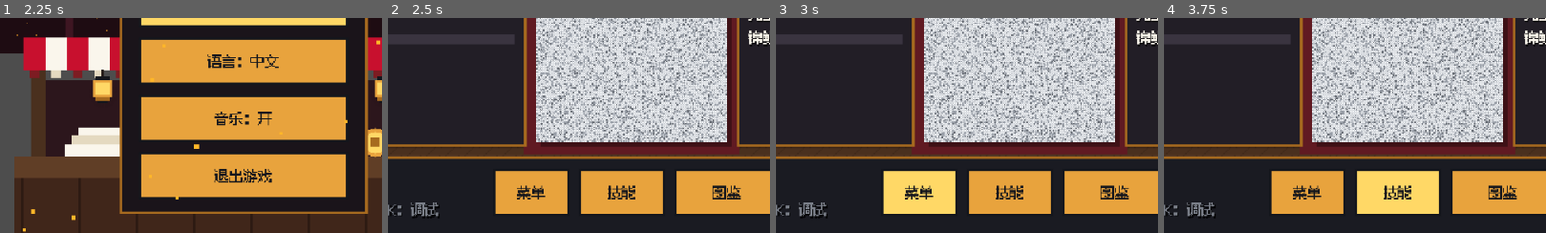
Above: before the commit, frames 1-4 (left to right).
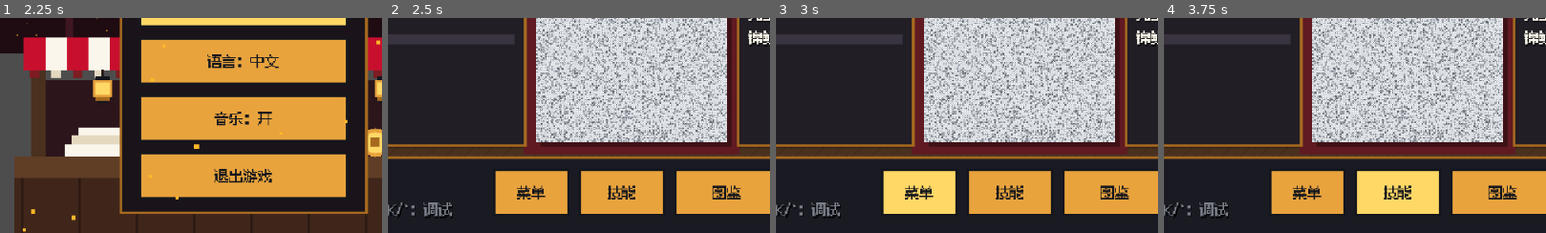
Above: after the commit, the same moments.

Repository: LionelWangs/lionel-game
Game: Godot game, scene res://scenes/title.tscn
Two runs of this game, one before a commit and one after it. Both use one fixed random seed, a clock stepped at 60 frames per second and the inputs below.
Inputs:
- Up to frame 1 (2.25 s): click "LANGUAGE: EN" at 0.5 s; click "新游戏" at 1.25 s; click "继续游戏" at 2 s
- Up to frame 2 (2.5 s): no input
- Up to frame 3 (3 s): click "菜单" at 2.75 s
- Up to frame 4 (3.75 s): click "技能" at 3.5 s
The pictures show only the part of the screen within x 18-68%, y 50-100%; the shares and areas given below are measured in that part.

Frame 1 is identical in both runs. In frame 2, 0.5% of the frame differs, in the area x 2-17%, y 85-93%; in frame 3, 0.5%; in frame 4, 0.5%.

Commit message:
Add debug panel for skill points and outcomes, raise SP per level to 5

Diff:
--- /dev/null
+++ b/scripts/debug_panel.gd
@@ -0,0 +1,160 @@
+class_name DebugPanel
+extends Node2D
+## 开发调试面板。
+## 打开方式：桌面按 ` 或 F1，启动参数加 --debug 直接展开，
+## 移动端在标题页连点右下角版本号 5 次。
+## 面板操作只改当前存档，随时可以「重置存档」回到初始状态。
+
+signal notice(text: String)
+signal changed
+
+const PANEL_RECT := Rect2(8, 68, 232, 184)
+const MARGIN := 8.0
+const COL_W := 106.0
+const BTN_H := 22.0
+const ROW_STEP := 26.0
+const TOGGLE_KEYS: Array[Key] = [KEY_QUOTELEFT, KEY_F1]
+
+var _open := false
+var _start_open := false
+var _buttons: Array[Button] = []
+
+
+## 挂到任意场景上，返回实例；start_open 为 true 时直接展开
+static func attach(parent: Node, start_open := false) -> DebugPanel:
+	var panel := DebugPanel.new()
+	panel._start_open = start_open or GameState.debug
+	parent.add_child(panel)
+	return panel
+
+
+## 移动端入口：连点某个控件 5 次打开面板
+static func bind_secret_toggle(label: Control, panel: DebugPanel) -> void:
+	label.mouse_filter = Control.MOUSE_FILTER_STOP
+	var taps := {"count": 0, "until": 0.0}
+	label.gui_input.connect(func(event: InputEvent) -> void:
+		var pressed := false
+		if event is InputEventMouseButton:
+			var mouse := event as InputEventMouseButton
+			pressed = mouse.pressed and mouse.button_index == MOUSE_BUTTON_LEFT
+		elif event is InputEventScreenTouch:
+			pressed = (event as InputEventScreenTouch).pressed
+		if not pressed:
+			return
+		var now := Time.get_ticks_msec() / 1000.0
+		taps["count"] = int(taps["count"]) + 1 if now <= float(taps["until"]) else 1
+		taps["until"] = now + 1.2
+		if int(taps["count"]) >= 5:
+			taps["count"] = 0
+			panel.open(true)
+	)
+
+
+func _ready() -> void:
+	_build()
+	open(_start_open)
+
+
+func _unhandled_input(event: InputEvent) -> void:
+	if not (event is InputEventKey and event.pressed and not event.echo):
+		return
+	if (event as InputEventKey).keycode in TOGGLE_KEYS:
+		open(not _open)
+		get_viewport().set_input_as_handled()
+
+
+func is_open() -> bool:
+	return _open
+
+
+func buttons() -> Array[Button]:
+	return _buttons
+
+
+func open(value: bool) -> void:
+	_open = value
+	visible = value
+	if value:
+		GameState.debug = true
+
+
+func _build() -> void:
+	Ui.panel(self, PANEL_RECT, Color8(24, 20, 26), PixelArt.C_GOLD_DARK)
+	var origin := PANEL_RECT.position + Vector2(MARGIN, 2)
+
+	var title := Ui.make_label(self, tr("DEBUG"), origin, 12, PixelArt.C_GOLD_LIGHT)
+	title.size = Vector2(80, 16)
+	var hint := Ui.make_label(self, tr("` : TOGGLE"), origin + Vector2(PANEL_RECT.size.x - MARGIN * 2 - 96, 0),
+		12, Color8(140, 145, 155))
+	hint.size = Vector2(96, 16)
+	hint.horizontal_alignment = HORIZONTAL_ALIGNMENT_RIGHT
+
+	var left := origin.x
+	var right := origin.x + COL_W + 4.0
+	var full_w := PANEL_RECT.size.x - MARGIN * 2
+	var row := origin.y + 22.0
+
+	_add_button(tr("+1 SP"), Vector2(left, row), COL_W, func() -> void: _grant_sp(1))
+	_add_button(tr("+10 SP"), Vector2(right, row), COL_W, func() -> void: _grant_sp(10))
+	row += ROW_STEP
+
+	_add_button(tr("+1 LEVEL"), Vector2(left, row), full_w, func() -> void: _grant_level())
+	row += ROW_STEP
+
+	_add_button(tr("ADD %s") % Ui.money(1000000), Vector2(left, row), full_w,
+		func() -> void: _grant_money())
+	row += ROW_STEP
+
+	_add_button(tr("SHELF +1"), Vector2(left, row), COL_W, _unlock_tier)
+	_add_button(tr("RESET SAVE"), Vector2(right, row), COL_W, _reset_save)
+	row += ROW_STEP
+
+	_add_button(tr("JACKPOT"), Vector2(left, row), COL_W,
+		func() -> void: _force_next("jackpot"))
+	_add_button(tr("NEAR MISS"), Vector2(right, row), COL_W,
+		func() -> void: _force_next("near_miss"))
+	row += ROW_STEP
+
+	_add_button(tr("CLOSE"), Vector2(left, row), full_w, func() -> void: open(false))
+
+
+func _add_button(text: String, pos: Vector2, width: float, action: Callable) -> void:
+	var button := Ui.make_button(self, text, pos, Vector2(width, BTN_H))
+	button.pressed.connect(action)
+	_buttons.append(button)
+
+
+func _announce(text: String) -> void:
+	notice.emit(text)
+	changed.emit()
+
+
+func _grant_sp(amount: int) -> void:
+	GameState.grant_sp(amount)
+	var label := tr("+1 SP") if amount == 1 else tr("+10 SP")
+	_announce(tr("DEBUG: %s") % label)
+
+
+func _grant_level() -> void:
+	GameState.grant_levels(1)
+	_announce(tr("DEBUG: %s") % tr("+1 LEVEL"))
+
+
+func _grant_money() -> void:
+	GameState.grant_money(1000000)
+	_announce(tr("DEBUG: %s") % Ui.money(1000000))
+
+
+func _unlock_tier() -> void:
+	GameState.unlock_next_tier()
+	_announce(tr("DEBUG: %s") % tr("SHELF +1"))
+
+
+func _reset_save() -> void:
+	GameState.clear_save()
+	_announce(tr("DEBUG: %s") % tr("RESET SAVE"))
+
+
+func _force_next(kind: String) -> void:
+	GameState.force_next_result(kind)
+	_announce(tr("DEBUG: %s") % tr("JACKPOT" if kind == "jackpot" else "NEAR MISS"))
--- a/scripts/game.gd
+++ b/scripts/game.gd
@@ -47,6 +47,7 @@
 var _sfx_jackpot: AudioStreamPlayer
 var _sfx_near: AudioStreamPlayer
 var _sfx_lose: AudioStreamPlayer
+var _debug_panel: DebugPanel
 
 
 func _ready() -> void:
@@ -67,6 +68,10 @@
 	_build_audio()
 	Ui.ignore_decorative(self)
 	_build_shelf()
+	_debug_panel = DebugPanel.attach(self, _shot == "--shot-debug")
+	_debug_panel.notice.connect(func(text: String) -> void:
+		_show_banner(text, PixelArt.C_GOLD_LIGHT, 0.9)
+	)
 	Music.play("game")
 
 	if _shot == "--shot-jackpot":
@@ -243,6 +248,8 @@
 
 	var force := _force_next
 	_force_next = ""
+	if force == "":
+		force = GameState.consume_forced_result()
 	if force == "" and grid == 1 and _warmup_index < WARMUP.size():
 		force = WARMUP[_warmup_index]
 		_warmup_index += 1
@@ -322,7 +329,7 @@
 		GameState.save()
 	var gained := GameState.add_xp(GameState.xp_per_ticket())
 	if gained > 0:
-		_show_toast(tr("LEVEL UP!  Lv %d  +%d SP") % [GameState.level, gained * 3])
+			_show_toast(tr("LEVEL UP!  Lv %d  +%d SP") % [GameState.level, gained * GameState.SP_PER_LEVEL])
 	_buy_button.disabled = false
 	_refresh_hud()
 
@@ -475,7 +482,7 @@
 		Ui.make_label(_world, tr("TAP MENU FOR SKILLS AND ALMANAC"), Vector2(16, 332), 12, Color8(122, 127, 137))
 	else:
 		Ui.make_label(_world, tr("HOLD AND DRAG TO SCRATCH"), Vector2(16, 310), 12, PixelArt.C_PAPER)
-		Ui.make_label(_world, tr("SPACE: NEXT | J / K: DEBUG"), Vector2(16, 332), 12, Color8(122, 127, 137))
+		Ui.make_label(_world, tr("SPACE: NEXT | J / K / ` : DEBUG"), Vector2(16, 332), 12, Color8(122, 127, 137))
 
 	_menu_button = Ui.make_button(_world, tr("MENU"), Vector2(204, 306), Vector2(64, 40))
 	_menu_button.pressed.connect(_back_to_title)
@@ -582,6 +589,11 @@
 		await get_tree().create_timer(0.2).timeout
 		await SceneDirector.save_shot("flow")
 		return
+	if _shot == "--shot-debug":
+		print("DEBUG 面板 open=%s 按钮=%d" % [_debug_panel.is_open(), _debug_panel.buttons().size()])
+		await get_tree().create_timer(0.2).timeout
+		await SceneDirector.save_shot("debug")
+		return
 	if _shot == "--shot-mid":
 		_card.debug_scratch(0.28)
 		await get_tree().create_timer(0.15).timeout
--- a/scripts/game_state.gd
+++ b/scripts/game_state.gd
@@ -3,6 +3,8 @@
 
 const SAVE_PATH := "user://save.json"
 const FONT_PATH := "res://assets/fonts/fusion_pixel_12px_zh_cn.ttf"
+## 每升一级给多少技能点
+const SP_PER_LEVEL := 5
 
 var money := 5000
 ## 每个票种（网格）各自的奖池
@@ -22,6 +24,10 @@
 var music_on := true
 ## 当前选择的票种网格
 var ticket_grid := 1
+## 调试模式：--debug 启动时打开，或按 ` / F1 手动打开
+var debug := false
+## 下一张票强制结果（jackpot / near_miss / 空字符串），由调试面板写入
+var debug_force_next := ""
 
 var ui_font: Font
 ## 无头测试时关闭写盘
@@ -32,6 +38,13 @@
 	ui_font = _load_font()
 	Ui.ui_font = ui_font
 	_apply_startup_locale()
+	_apply_startup_debug()
+
+
+func _apply_startup_debug() -> void:
+	for arg in OS.get_cmdline_user_args():
+		if arg == "--debug":
+			debug = true
 
 
 func _apply_startup_locale() -> void:
@@ -213,7 +226,7 @@
 	while xp >= xp_needed(level):
 		xp -= xp_needed(level)
 		level += 1
-		skill_points += 3
+		skill_points += SP_PER_LEVEL
 		gained += 1
 	save()
 	return gained
@@ -238,6 +251,50 @@
 		ticket_grid = max_unlocked_grid()
 	save()
 	return true
+
+
+## ---------- 调试辅助（只在 DebugPanel 与无头测试里使用） ----------
+
+func grant_sp(amount: int) -> void:
+	skill_points = maxi(0, skill_points + amount)
+	save()
+
+
+func grant_money(amount: int) -> void:
+	money = maxi(0, money + amount)
+	save()
+
+
+## 直接加等级，连带发放该级的技能点
+func grant_levels(amount: int) -> void:
+	for _i in maxi(0, amount):
+		level += 1
+		skill_points += SP_PER_LEVEL
+	save()
+
+
+## 白嫖一级票种货架，用来快速验证大票面
+func unlock_next_tier() -> void:
+	var shelf := mini(SkillTree.max_level("shelf"), SkillTree.level(skills, "shelf") + 1)
+	skills["shelf"] = shelf
+	if ticket_grid > max_unlocked_grid():
+		ticket_grid = max_unlocked_grid()
+	save()
+
+
+## 指定下一张票的结果：jackpot / near_miss / 空字符串表示不改
+func force_next_result(kind: String) -> void:
+	debug_force_next = kind
+
+
+func consume_forced_result() -> String:
+	var kind := debug_force_next
+	debug_force_next = ""
+	return kind
+
+
+func clear_save() -> void:
+	new_game()
 
 
 func register_win(symbol: int) -> void:
--- a/scripts/skills_scene.gd
+++ b/scripts/skills_scene.gd
@@ -11,6 +11,7 @@
 var _header: Label
 var _points: Label
 var _cards: Dictionary = {}
+var _debug_panel: DebugPanel
 
 
 func _ready() -> void:
@@ -27,6 +28,8 @@
 		GameState.level = maxi(GameState.level, 9)
 	_build()
 	Ui.ignore_decorative(self)
+	_debug_panel = DebugPanel.attach(self, _shot == "--shot-debug")
+	_debug_panel.changed.connect(_refresh)
 	if _shot != "":
 		DisplayServer.window_move_to_foreground()
 		_run_shot()
--- a/scripts/title.gd
+++ b/scripts/title.gd
@@ -10,6 +10,8 @@
 var _time := 0.0
 var _selected := 0
 var _shot := ""
+var _version_label: Label
+var _debug_panel: DebugPanel
 
 
 func _ready() -> void:
@@ -21,6 +23,9 @@
 	_build_menu()
 	_build_ambience()
 	Ui.ignore_decorative(self)
+	# 调试面板：桌面按 ` / F1，移动端连点版本号 5 次
+	_debug_panel = DebugPanel.attach(self, _shot == "--shot-debug")
+	DebugPanel.bind_secret_toggle(_version_label, _debug_panel)
 	Music.play("title")
 	if _shot != "":
 		DisplayServer.window_move_to_foreground()
@@ -102,9 +107,9 @@
 	var sub := Ui.make_label(self, tr("EVERY FORTUNE STARTS WITH ONE SCRATCH"), Vector2(0, 76), 12, PixelArt.C_PAPER)
 	sub.size = Vector2(640, 16)
 	sub.horizontal_alignment = HORIZONTAL_ALIGNMENT_CENTER
-	var version := Ui.make_label(self, tr(VERSION), Vector2(0, 336), 12, Color8(122, 127, 137))
-	version.size = Vector2(620, 16)
-	version.horizontal_alignment = HORIZONTAL_ALIGNMENT_RIGHT
+	_version_label = Ui.make_label(self, tr(VERSION), Vector2(0, 336), 12, Color8(122, 127, 137))
+	_version_label.size = Vector2(620, 16)
+	_version_label.horizontal_alignment = HORIZONTAL_ALIGNMENT_RIGHT
 
 
 func _build_menu() -> void:
--- /dev/null
+++ b/tools/test_debug.gd
@@ -0,0 +1,56 @@
+extends SceneTree
+## 无头自检：调试面板用到的数值入口、每级技能点与强制结果。
+
+var _done := false
+
+
+func _process(_delta: float) -> bool:
+	if _done:
+		return true
+	_done = true
+	var gs: Node = load("res://scripts/game_state.gd").new()
+	gs.autosave = false
+	gs.new_game()
+
+	var ok := true
+	gs.add_xp(gs.xp_needed(gs.level))
+	ok = _check(ok, gs.level == 2, "升级一次 -> Lv%d" % gs.level)
+	ok = _check(ok, gs.skill_points == gs.SP_PER_LEVEL,
+		"每级发放 %d SP，实际 %d" % [gs.SP_PER_LEVEL, gs.skill_points])
+
+	gs.grant_sp(1)
+	ok = _check(ok, gs.skill_points == gs.SP_PER_LEVEL + 1, "+1 SP 生效")
+	gs.grant_sp(10)
+	ok = _check(ok, gs.skill_points == gs.SP_PER_LEVEL + 11, "+10 SP 生效")
+
+	var sp_before: int = gs.skill_points
+	gs.grant_levels(1)
+	ok = _check(ok, gs.level == 3 and gs.skill_points == sp_before + gs.SP_PER_LEVEL,
+		"+1 LEVEL 生效 -> Lv%d SP%d" % [gs.level, gs.skill_points])
+
+	var money_before: int = gs.money
+	gs.grant_money(1000000)
+	ok = _check(ok, gs.money == money_before + 1000000, "加钱 -> %s" % Ui.money(gs.money))
+
+	var grid_before: int = gs.max_unlocked_grid()
+	gs.unlock_next_tier()
+	ok = _check(ok, gs.max_unlocked_grid() == mini(Tickets.MAX_GRID, grid_before + 1),
+		"解锁票种 %dx%d -> %dx%d" % [grid_before, grid_before,
+			gs.max_unlocked_grid(), gs.max_unlocked_grid()])
+
+	gs.force_next_result("jackpot")
+	ok = _check(ok, gs.consume_forced_result() == "jackpot", "强制头奖生效")
+	ok = _check(ok, gs.consume_forced_result() == "", "强制结果只生效一次")
+
+	gs.clear_save()
+	ok = _check(ok, gs.level == 1 and gs.skill_points == 0 and gs.money == 5000,
+		"重置存档 -> Lv%d SP%d %s" % [gs.level, gs.skill_points, Ui.money(gs.money)])
+
+	print("PASS 调试功能自检" if ok else "FAIL 调试功能自检")
+	quit(0 if ok else 1)
+	return true
+
+
+func _check(ok: bool, condition: bool, label: String) -> bool:
+	print("%s %s" % ["OK  " if condition else "BAD ", label])
+	return ok and condition
--- a/tools/test_locale.gd
+++ b/tools/test_locale.gd
@@ -14,11 +14,13 @@
 	"NINE CARD", "SIXTEEN CARD", "TWENTY-FIVE CARD", "THIRTY-SIX CARD",
 	"FORTY-NINE CARD", "SIXTY-FOUR CARD", "EIGHTY-ONE CARD",
 	"SCRATCHED %d", "TOTAL WON %s", "BEST WIN %s", "PITY %d/7", "KOI TICKET",
-	"PRIZE TABLE", "HOLD AND DRAG TO SCRATCH", "SPACE: NEXT | J / K: DEBUG",
+	"PRIZE TABLE", "HOLD AND DRAG TO SCRATCH", "SPACE: NEXT | J / K / ` : DEBUG",
 	"MENU", "SKILLS", "ALMANAC", "NEXT TICKET %s", "FREE TICKET", "JACKPOT! %s",
 	"TOUCH AND DRAG TO SCRATCH", "TAP MENU FOR SKILLS AND ALMANAC",
 	"WIN %s", "SO CLOSE!", "SO CLOSE! +%s", "NO PRIZE", "DEBUG: NEXT = JACKPOT",
 	"DEBUG: NEXT = NEAR MISS", "LEVEL UP!  Lv %d  +%d SP", "SKIP", "CHAPTER 1",
+	"DEBUG", "` : TOGGLE", "` : DEBUG", "+1 SP", "+10 SP", "+1 LEVEL", "ADD %s",
+	"SHELF +1", "RESET SAVE", "JACKPOT", "NEAR MISS", "DEBUG: %s",
 	"THE CORNER STALL", "SKILL TREE", "BACK", "SKILL POINTS %d", "%d SP", "MAX",
 	"SHARP EDGE", "AUTO SCRATCH", "LUCKY FINGERS", "GOLDEN TOUCH", "FRUGAL GUY",
 	"JACKPOT FEED", "SOFT LANDING", "MENTOR", "Bigger scratch brush, fewer strokes.",
Binary file changed: assets/fonts/fusion_pixel_12px_zh_cn.ttf
Not shown, changed: localization/zh_CN.po
Not shown, added: scripts/debug_panel.gd.uid
Not shown, added: tools/test_debug.gd.uid
Not shown, changed: README.md
Not shown, changed: build/web/index.html
Not shown, changed: build/web/index.pck
